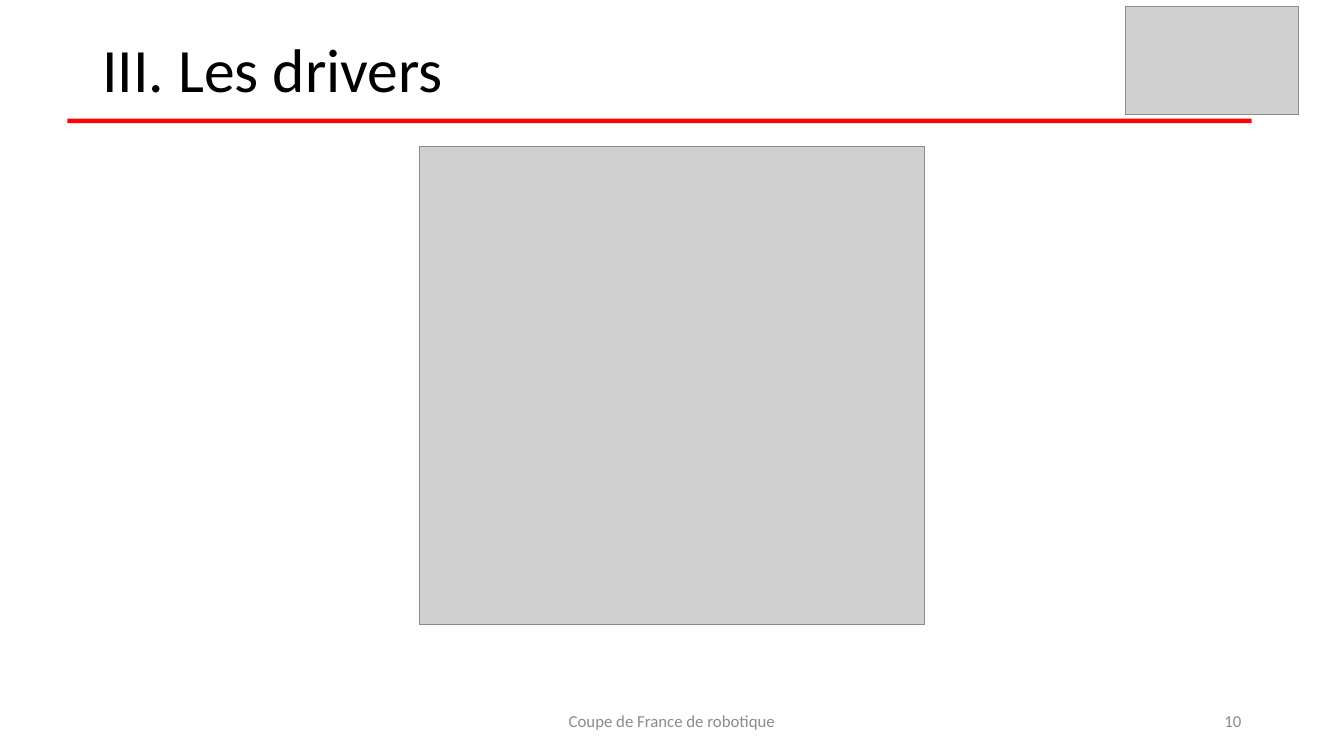
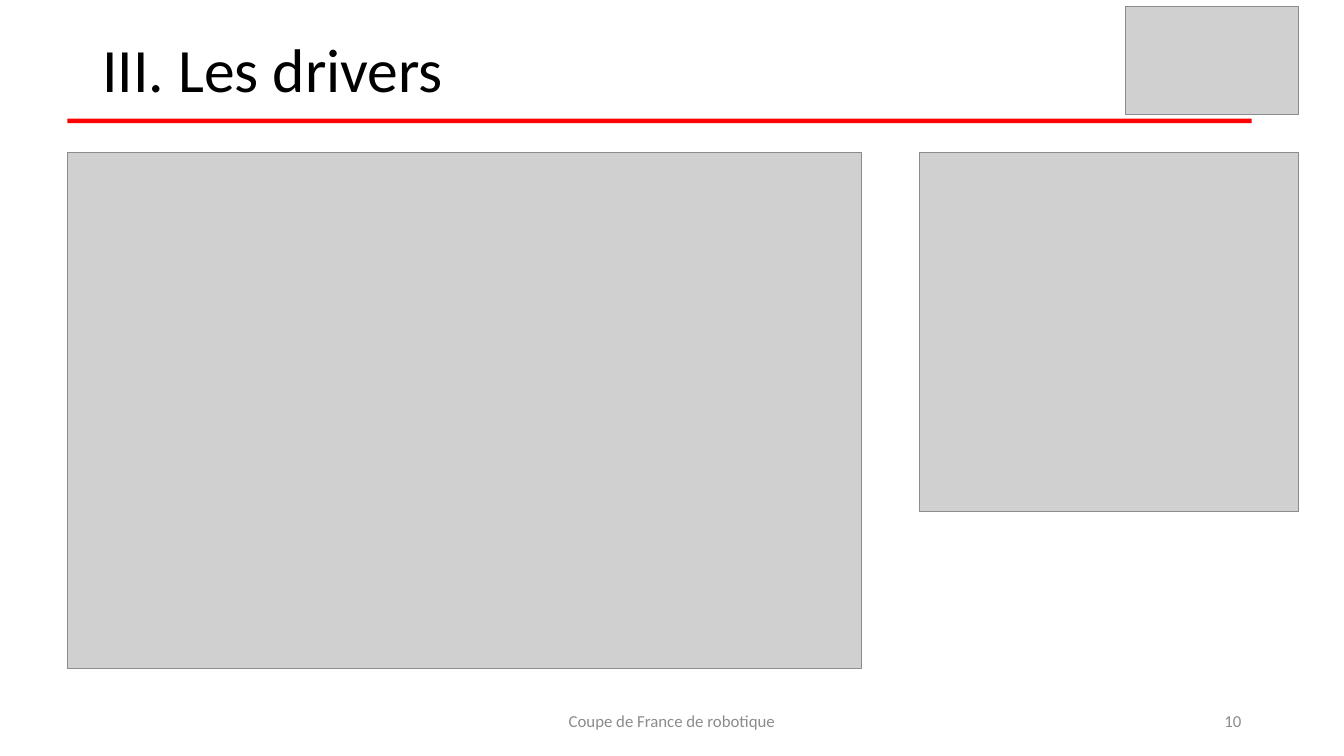
Before and after one commit to nsobczak/CoupeDeFrance, a slide deck: slide 10 of Présentation 1er semestre/2016-12 Présentation coupe de France.pptx. Drawn at 1344x756 pixels with LibreOffice and Linux fonts; fonts in the diff are those of the drawing; grey boxes stand for pictures. Boxes give left, top, right and bottom in pixels: in the first picture for what was removed or moved away, otherwise in the second. Text is boxed around its words. In the diff, an @@ line names an element or a change of style, - is before the commit and + after.

Commit message:
MAJ présentation
Ajout d'image et changement de titres

```diff
--- a/Présentation 1er semestre/2016-12 Présentation coupe de France.pptx
+++ b/Présentation 1er semestre/2016-12 Présentation coupe de France.pptx
@@ picture removed at (419, 146, 925, 625) @@
@@ picture added at (68, 152, 861, 668) @@
@@ picture added at (920, 153, 1299, 512) @@
```
Also in this commit, not shown: 3 other slides changed.
